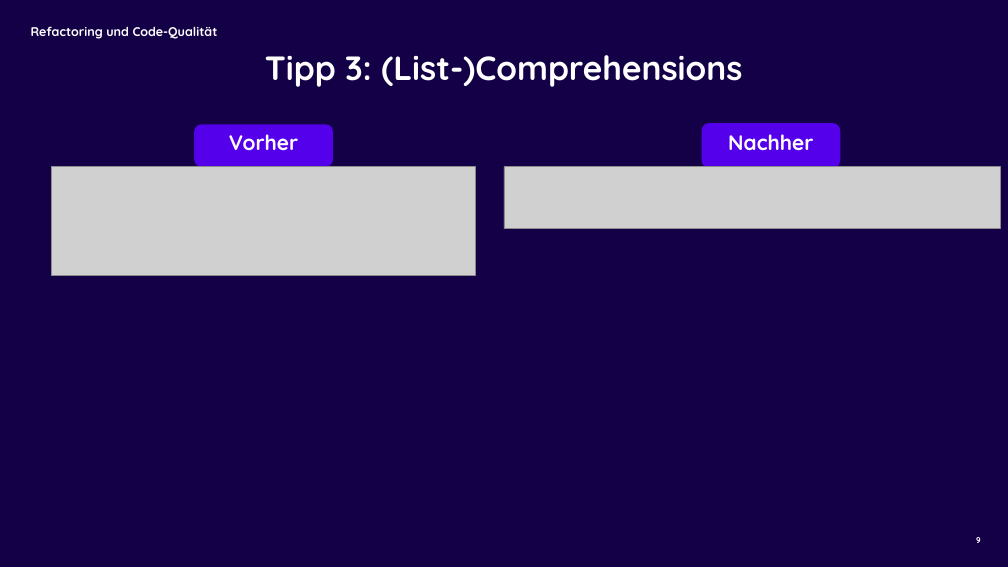
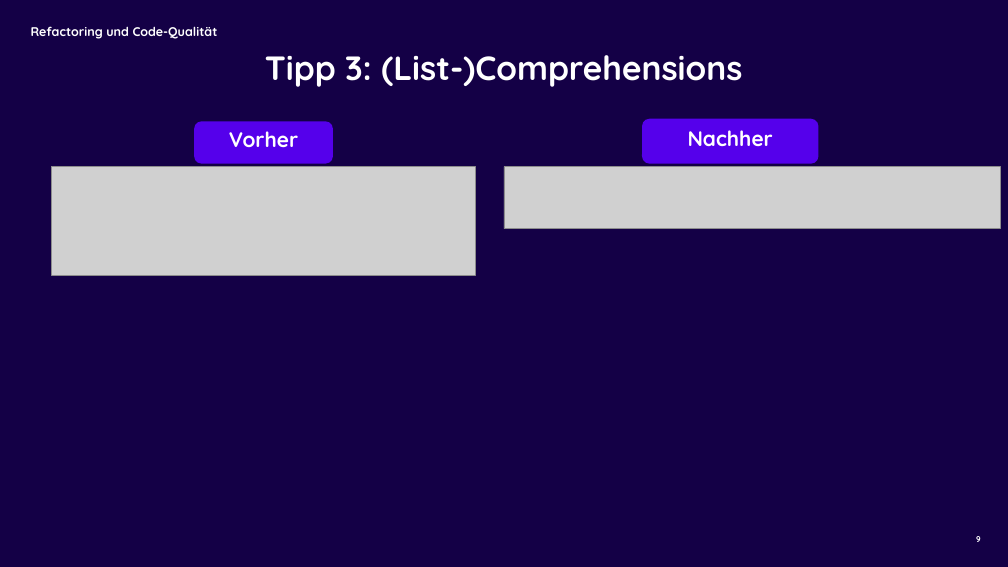
Before and after one commit to stackfuel/Python_Live_Sessions, a slide deck: slide 9 of basics/8_refactoring/Refactoring_Code_Qualität_LS8_PYB.pptx. Drawn at 1008x567 pixels with LibreOffice and Linux fonts; fonts in the diff are those of the drawing; grey boxes stand for pictures; background and template pictures are left out. Boxes give left, top, right and bottom in pixels: in the first picture for what was removed or moved away, otherwise in the second. Text is boxed around its words. In the diff, an @@ line names an element or a change of style, - is before the commit and + after.

```diff
--- a/basics/8_refactoring/Refactoring_Code_Qualität_LS8_PYB.pptx
+++ b/basics/8_refactoring/Refactoring_Code_Qualität_LS8_PYB.pptx
@@ rounded rectangle "Nachher" at box(642, 119, 818, 163): proportions changed @@
@@ rounded rectangle "Nachher": place and size @@
-rounded rectangle "Nachher" at box(702, 123, 840, 168)
+rounded rectangle "Nachher" at box(642, 119, 818, 163)
@@ rounded rectangle "Vorher" at box(194, 122, 333, 164): proportions changed @@
```
Also in this commit, not shown: 12 other slides changed, 1 other file.
